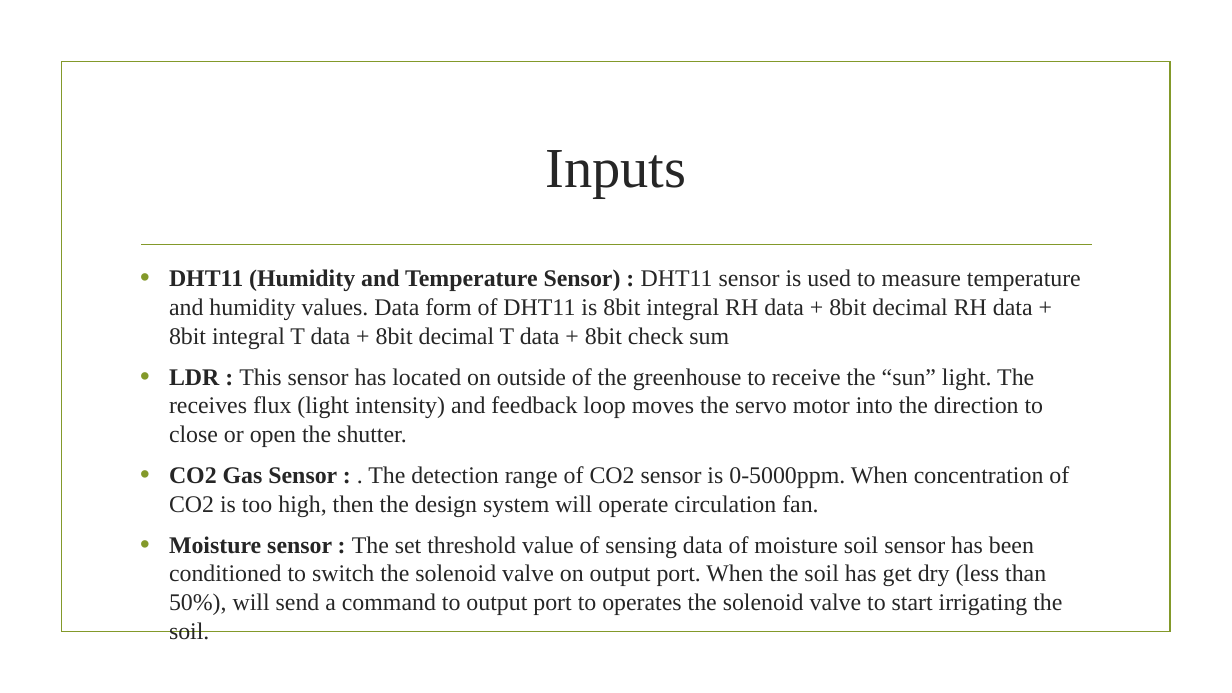
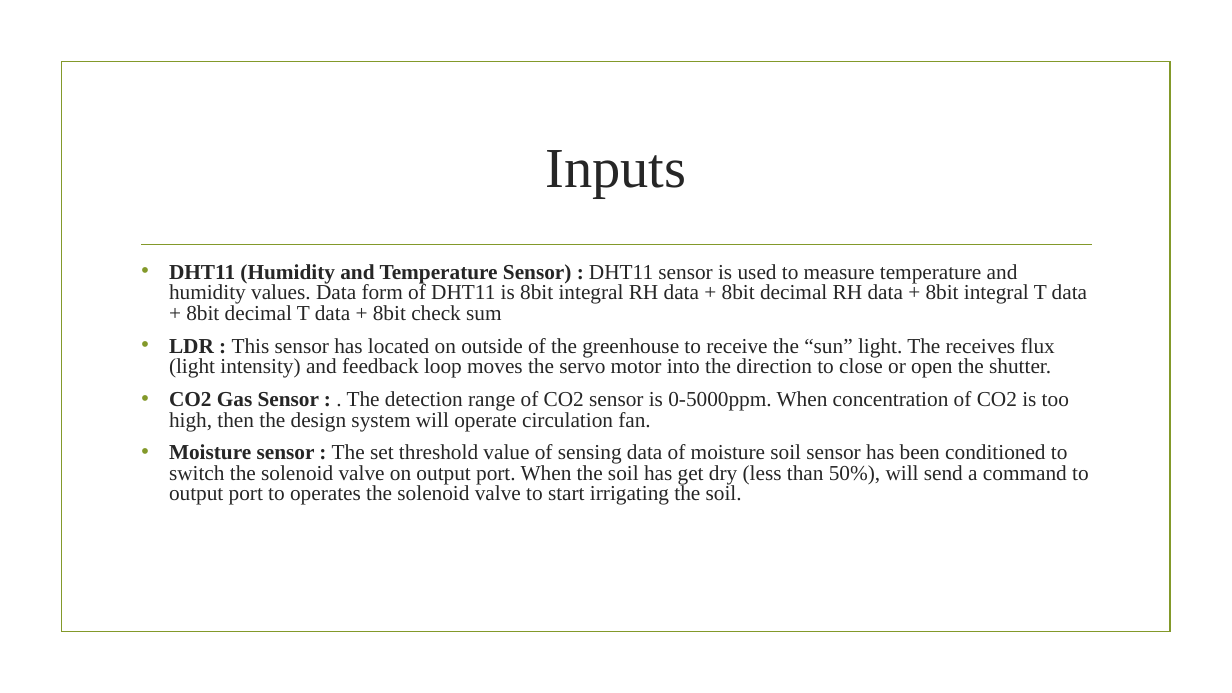
Before and after one commit to aminabyaneh/smart-greenhouse, a slide deck: slide 9 of docs/slides/Smart_Greenhouse_NO1.pptx. Drawn at 1232x693 pixels with LibreOffice and Linux fonts; fonts in the diff are those of the drawing; background and template pictures are left out. Boxes give left, top, right and bottom in pixels: in the first picture for what was removed or moved away, otherwise in the second. Text is boxed around its words. In the diff, an @@ line names an element or a change of style, - is before the commit and + after.

Commit message:
slides updated

```diff
--- a/docs/slides/Smart_Greenhouse_NO1.pptx
+++ b/docs/slides/Smart_Greenhouse_NO1.pptx
@@ text "DHT11 (Humidity and Temperature Sensor) ..." at box(169, 264, 1089, 505): size 18.6 to 16.6 pt; indent changed; line spacing 1 to 0.8; less space between paragraphs @@
```
Also in this commit, not shown: 9 other slides changed, 8 slides added.
